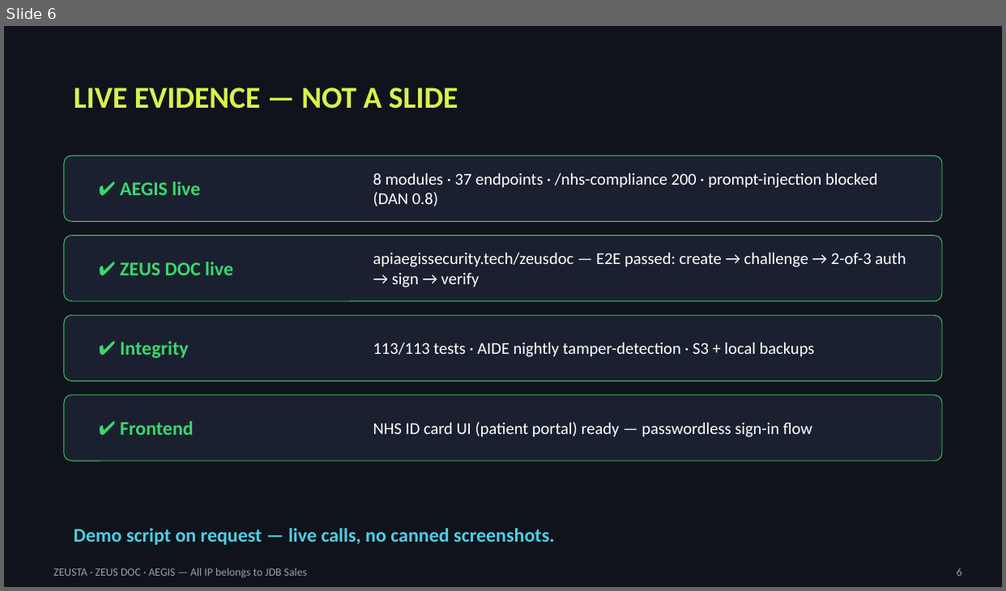
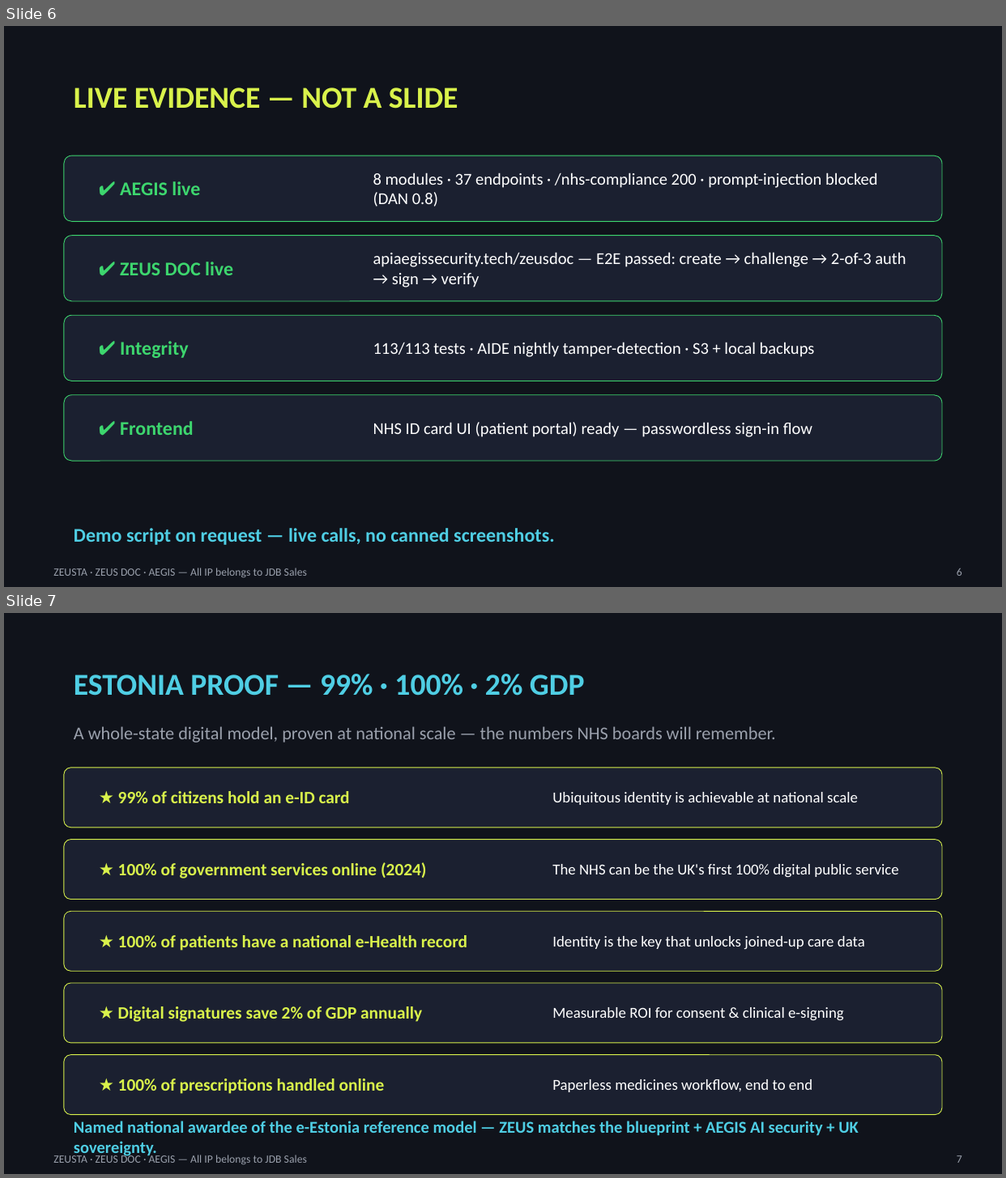
Before and after one commit to jdbsale3-lang/-aegis-Private, a slide deck: docs/security/zeus-doc/docs/NHS-Bid-Pitch-Deck-ZEUSTA.pptx. Shown one above the other, each under a label of ours: slide 6 before the commit, slides 6 and 7 after it. The pictures are 1006x591 and 1006x1178 pixels, drawn with LibreOffice and Linux fonts; fonts in the diff are those of the drawing. Boxes give left, top, right and bottom in pixels: in the first picture for what was removed or moved away, otherwise in the second. Text is boxed around its words. In the diff, an @@ line names an element or a change of style, - is before the commit and + after.

Commit message:
docs: Estonia facts + leave-behind one-pager + final deck formats [skip ci]

```diff
--- a/docs/security/zeus-doc/docs/NHS-Bid-Pitch-Deck-ZEUSTA.pptx
+++ b/docs/security/zeus-doc/docs/NHS-Bid-Pitch-Deck-ZEUSTA.pptx
@@ slide 7 added at box(4, 613, 1002, 1174), background #10131B @@
@@ text added at box(74, 674, 585, 696), 22 pt, text #4FCEE4, bold @@
+ESTONIA PROOF — 99% · 100% · 2% GDP
@@ text added at box(74, 726, 776, 743), 13 pt, text #9AA0AC @@
+A whole-state digital model, proven at national scale — the numbers NHS boards will remember.
@@ rounded rectangle added at box(64, 768, 942, 828), fill #1B2030, outline #D9F24B 0.5 pt @@
@@ text added at box(118, 791, 350, 803), 12.5 pt, text #D9F24B, bold @@
+★ 99% of citizens hold an e-ID card
@@ text added at box(552, 792, 858, 805), 11 pt, text #FFFFFF @@
+Ubiquitous identity is achievable at national scale
@@ rounded rectangle added at box(64, 840, 942, 900), fill #1B2030, outline #D9F24B 0.5 pt @@
@@ text added at box(118, 862, 427, 879), 12.5 pt, text #D9F24B, bold @@
+★ 100% of government services online (2024)
@@ text added at box(552, 864, 899, 878), 11 pt, text #FFFFFF @@
+The NHS can be the UK's first 100% digital public service
@@ rounded rectangle added at box(64, 911, 942, 971), fill #1B2030, outline #D9F24B 0.5 pt @@
@@ text added at box(118, 935, 467, 951), 12.5 pt, text #D9F24B, bold @@
+★ 100% of patients have a national e-Health record
@@ text added at box(552, 936, 865, 950), 11 pt, text #FFFFFF @@
+Identity is the key that unlocks joined-up care data
@@ rounded rectangle added at box(64, 983, 942, 1043), fill #1B2030, outline #D9F24B 0.5 pt @@
@@ text added at box(118, 1007, 422, 1022), 12.5 pt, text #D9F24B, bold @@
+★ Digital signatures save 2% of GDP annually
@@ text added at box(552, 1007, 844, 1020), 11 pt, text #FFFFFF @@
+Measurable ROI for consent & clinical e-signing
@@ rounded rectangle added at box(64, 1055, 942, 1115), fill #1B2030, outline #D9F24B 0.5 pt @@
@@ text added at box(118, 1079, 385, 1094), 12.5 pt, text #D9F24B, bold @@
+★ 100% of prescriptions handled online
@@ text added at box(552, 1080, 812, 1093), 11 pt, text #FFFFFF @@
+Paperless medicines workflow, end to end
@@ text added at box(74, 1121, 859, 1158), 12 pt, text #4FCEE4, bold @@
+Named national awardee of the e-Estonia reference model — ZEUS matches the blueprint + AEGIS AI security + UK sovereignty.
@@ text added at box(53, 1153, 307, 1165), 8 pt, text #9AA0AC @@
+ZEUSTA · ZEUS DOC · AEGIS — All IP belongs to JDB Sales
@@ text added at box(957, 1156, 962, 1163), 8 pt, text #9AA0AC @@
+7
```
Also in this commit, not shown: 2 slides changed, 4 other files.
